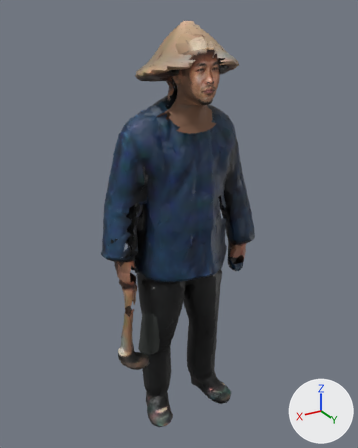
The glTF model public/models/ma/nhanvat/tp-001.glb, before and after one commit.
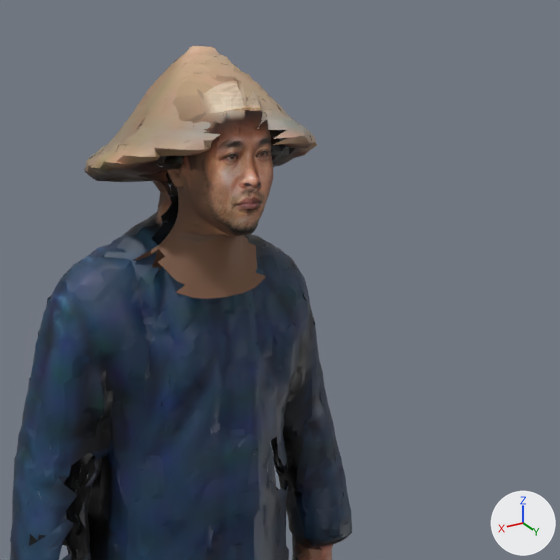
Each version appears first whole from a camera (50 mm lens) standing at (0.97, 1.638, 1.752) and looking at (-0.015, -0.003, 0.931), and next in a close-up on the part from 27% to 97% of the width and 0% to 56% of the height. Lighting does not change. The marker at lower right points along +X, +Y and +Z. The last two pictures show the newer version. Vertices at exactly the same position are counted once.

Names of what the first close-up shows: 'Body'.
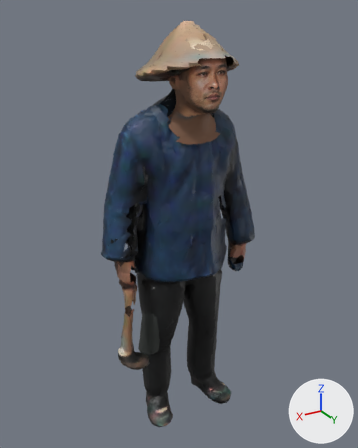
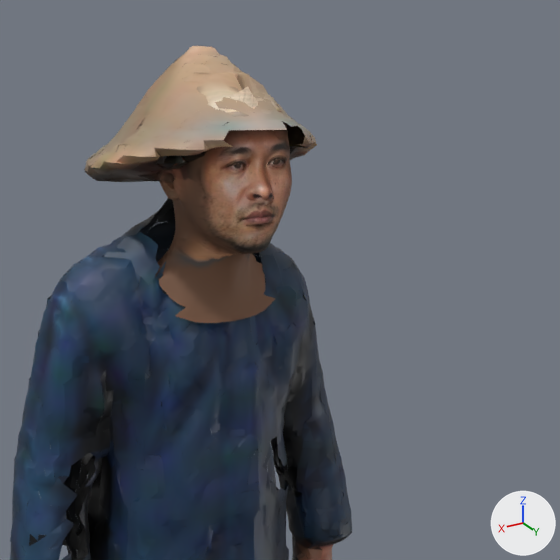
Where the change shows, as pixel boxes (x1, y1, x2, y2) in the close-ups (560 x 560 px; the box of a moved part takes in the faces that stretch with it):
part 1 of me_body, moved or reshaped: before (133, 73, 305, 305); after (138, 72, 292, 323)
part 2 of me_body, surface changed: after (227, 154, 276, 254)

The edits, one by one:
me_body is used by ob_body; location (0.0, 0.0, 0.0).
me_body had 17770 vertices, 25385 faces and spanned x -0.35..0.33, y -0.17..0.23, z 0.0..1.72.
me_body now has 17695 vertices, 25052 faces and spans x -0.35..0.33, y -0.17..0.22, z 0.0..1.72.
me_body part 1: 186 vertices moved within x -0.12..0.06, y 0.02..0.21, z 1.39..1.68; 4853 vertices removed from x -0.13..0.09, y -0.04..0.23, z 1.32..1.68; 4778 vertices added at x -0.16..0.08, y -0.05..0.21, z 1.3..1.69.
me_body part 2: 13 kept faces spanning x -0.06..0.06, y 0.07..0.21, z 1.41..1.58 get new texture (UV) coordinates.
